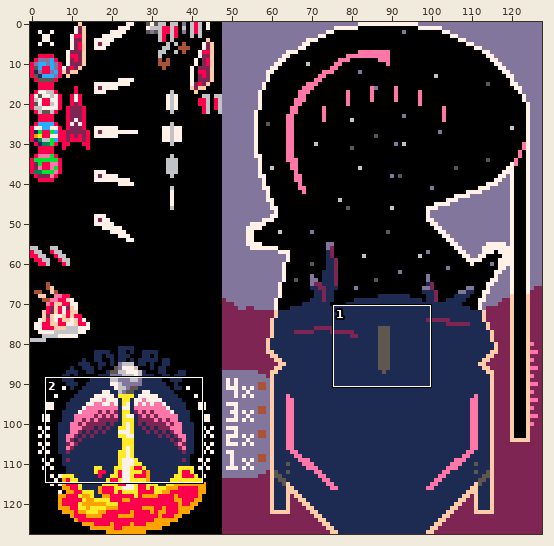
A pixel-art file gets an edit: spr.ase. The picture above shows the old version from afar; the outline marks the close-up.
Close-up. Earlier state:
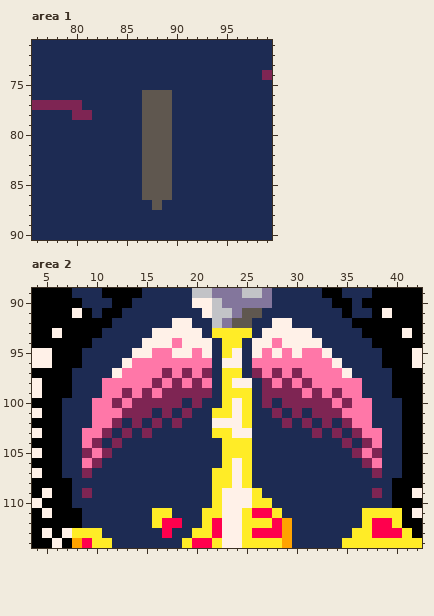
128x128 pixels, 1 frame. Shown: area 1: x 76..99, y 71..90; area 2: x 4..42, y 89..114. The commit also changed other parts of the picture, which this record leaves out.
Now the later version:
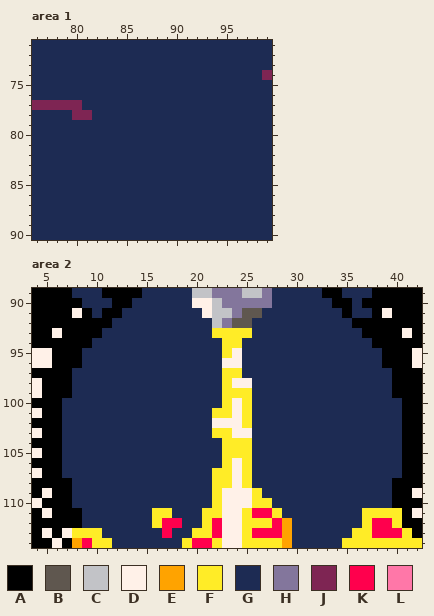
Palette (. is transparent): A #000000  B #5f574f  C #c2c3c7  D #fff1e8  E #ffa300  F #ffec27  G #1d2b53  H #83769c  J #7e2553  K #ff004d  L #ff77a8
Difference:
layer "Paddles #2" now shown
--- area 1, layers "Paddles", "Map"
@@ x 85..91 @@
 75 GGGGGGG
-76 GGBBBGG
-77 GGBBBGG
-78 GGBBBGG
-79 GGBBBGG
-80 GGBBBGG
-81 GGBBBGG
-82 GGBBBGG
-83 GGBBBGG
-84 GGBBBGG
-85 GGBBBGG
-86 GGBBBGG
-87 GGGBGGG
+76 GGGGGGG
+77 GGGGGGG
+78 GGGGGGG
+79 GGGGGGG
+80 GGGGGGG
+81 GGGGGGG
+82 GGGGGGG
+83 GGGGGGG
+84 GGGGGGG
+85 GGGGGGG
+86 GGGGGGG
+87 GGGGGGG
 88 GGGGGGG
--- area 2, layer "Paddles #2"
@@ x 4..42 @@
  91 AAAADAGAAGGGGGGGGDCCHBBGGGGGGGGAGGADAAA
- 92 AAAAAAAAGGGGGGDDGGCHBBGGDDGGGGGGAAAAAAA
- 93 AADAAAAGGGGGDDDDDGFFFFGDDDDDGGGGGAAAADA
- 94 AAAAAAGGGGGDDDLDDDGFFGDDLDDDDGGGGGAAAAA
- 95 DDAAAGGGGGDDLLDDLDGFDGDLDLDLLDGGGGGAAAD
- 96 DDAAAGGGGDLLLLLLLLGDDGLLLLLLLLDGGGGAAAD
- 97 AAAAGGGGDLLLLJLJLJGFFGJLJLJLLLLDGGGGAAA
- 98 DAAAGGGLLLLLJLJLJLGFDDGJLJLJLLLLLGGGAAA
- 99 DAAAGGGLLJLJLJJJJJGFFFGJJJJLJLJLLGGGAAA
-100 AAAGGGLLJLJJJJJGJGGFDFGJGJJJJJLJLLGGGAA
-101 DAAGGGLLLJJJGJGJGGFFDFGGJGJGJJJLLLGGGAA
-102 AAAGGGLLJGJGJGJGGGDDDFGGGJGJGJGJLLGGGAA
-103 DAAGGLLJGJGJGGGGGGFFDDGGGGGGJGJGJLLGGAA
-104 AAAGGLJGJGGGGGGGGGGFFFGGGGGGGGGJGJLGGAA
-105 DAAGGJLJGGGGGGGGGGGFFFGGGGGGGGGGJLJGGAA
-106 AAAGGLJGGGGGGGGGGGGFDFGGGGGGGGGGGJLGGAA
-107 DAAGGJGGGGGGGGGGGGFFDFGGGGGGGGGGGGJGGAA
+ 92 AAAAAAAAGGGGGGGGGGCHBBGGGGGGGGGGAAAAAAA
+ 93 AADAAAAGGGGGGGGGGGFFFFGGGGGGGGGGGAAAADA
+ 94 AAAAAAGGGGGGGGGGGGGFFGGGGGGGGGGGGGAAAAA
+ 95 DDAAAGGGGGGGGGGGGGGFDGGGGGGGGGGGGGGAAAD
+ 96 DDAAAGGGGGGGGGGGGGGDDGGGGGGGGGGGGGGAAAD
+ 97 AAAAGGGGGGGGGGGGGGGFFGGGGGGGGGGGGGGGAAA
+ 98 DAAAGGGGGGGGGGGGGGGFDDGGGGGGGGGGGGGGAAA
+ 99 DAAAGGGGGGGGGGGGGGGFFFGGGGGGGGGGGGGGAAA
+100 AAAGGGGGGGGGGGGGGGGFDFGGGGGGGGGGGGGGGAA
+101 DAAGGGGGGGGGGGGGGGFFDFGGGGGGGGGGGGGGGAA
+102 AAAGGGGGGGGGGGGGGGDDDFGGGGGGGGGGGGGGGAA
+103 DAAGGGGGGGGGGGGGGGFFDDGGGGGGGGGGGGGGGAA
+104 AAAGGGGGGGGGGGGGGGGFFFGGGGGGGGGGGGGGGAA
+105 DAAGGGGGGGGGGGGGGGGFFFGGGGGGGGGGGGGGGAA
+106 AAAGGGGGGGGGGGGGGGGFDFGGGGGGGGGGGGGGGAA
+107 DAAGGGGGGGGGGGGGGGFFDFGGGGGGGGGGGGGGGAA
 108 AAAAGGGGGGGGGGGGGGFFDFGGGGGGGGGGGGGGAAA
-109 ADAAGJGGGGGGGGGGGGFDDDFGGGGGGGGGGGJGAAD
+109 ADAAGGGGGGGGGGGGGGFDDDFGGGGGGGGGGGGGAAD
 110 DAAAGGGGGGGGGGGGGGFDDDFFGGGGGGGGGGGGAAA
Changed places in both close-ups, as pixel boxes (x1, y1, x2, y2):
changed: (142, 90, 172, 210)
changed: (82, 318, 212, 498)
changed: (252, 318, 382, 498)
